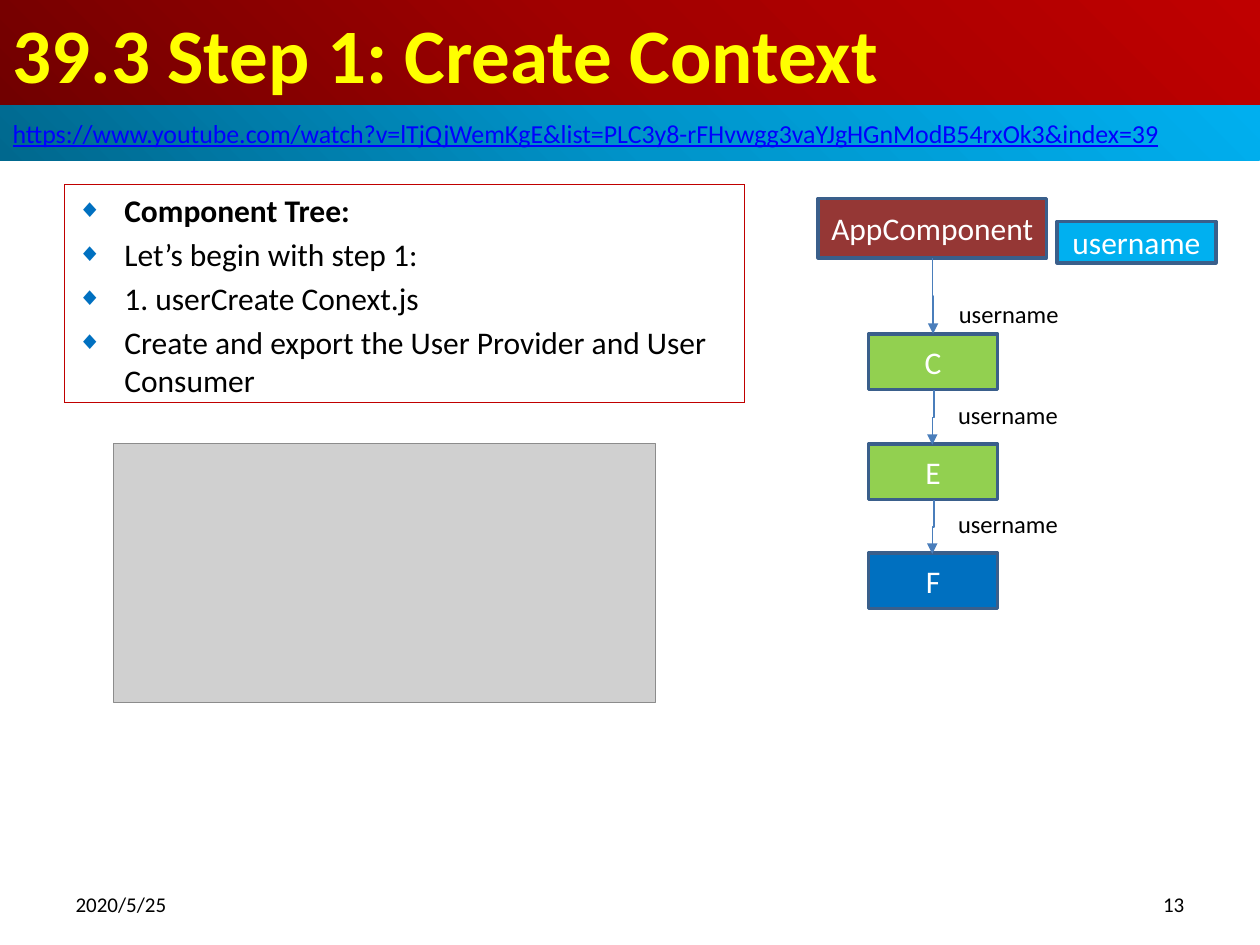
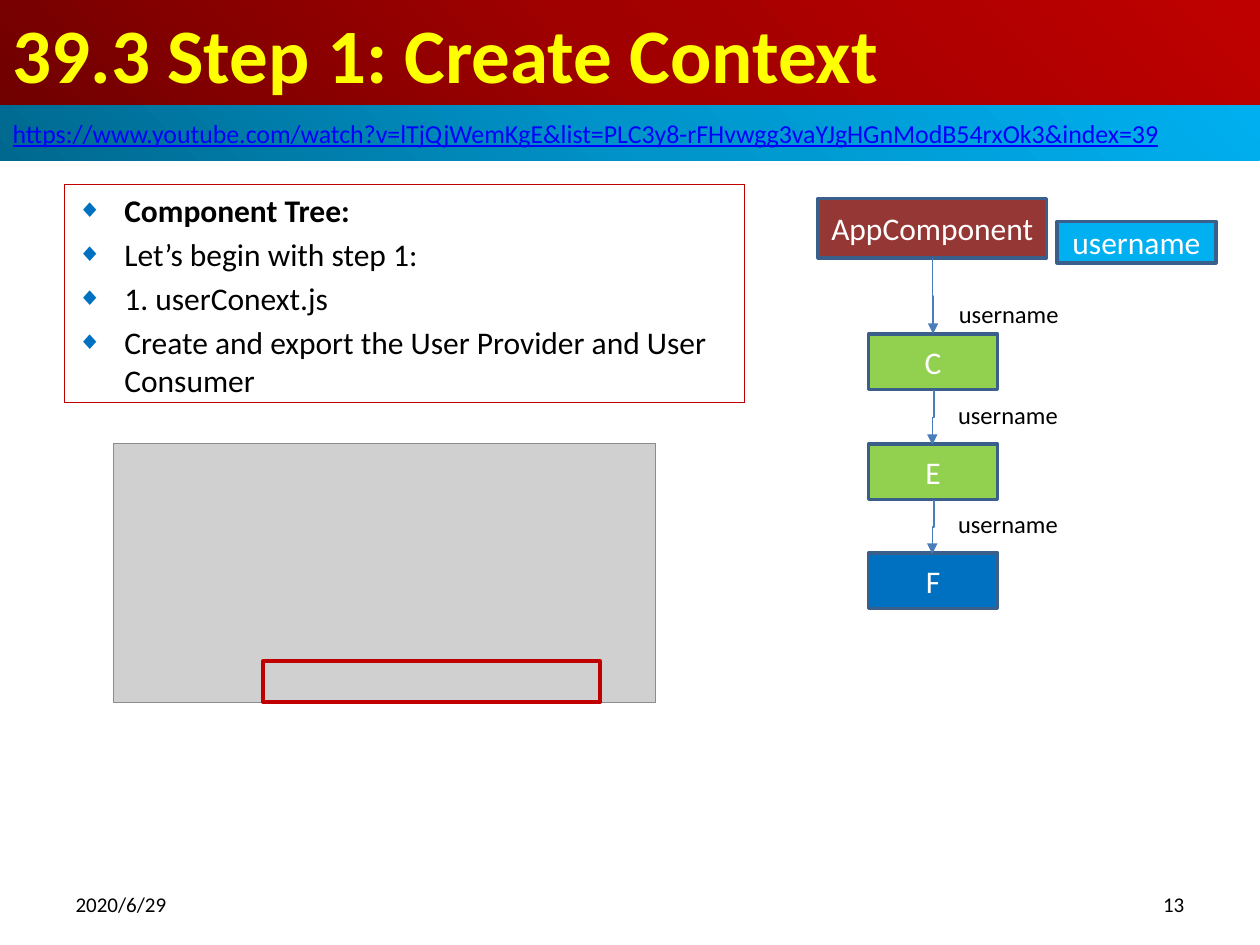
Before and after one commit to peterhchen/800-React-Hook, a slide deck: slide 13 of 39_Context2.pptx. Drawn at 1260x945 pixels with LibreOffice and Linux fonts; fonts in the diff are those of the drawing; grey boxes stand for pictures. Boxes give left, top, right and bottom in pixels: in the first picture for what was removed or moved away, otherwise in the second. Text is boxed around its words. In the diff, an @@ line names an element or a change of style, - is before the commit and + after.

```diff
--- a/39_Context2.pptx
+++ b/39_Context2.pptx
@@ subtitle at <box>124,288,328,316</box>: text changed @@
-◆ 1. userCreate Conext.js
+◆ 1. userConext.js
@@ rectangle added at <box>263,662,601,703</box>, outline #C00000 2 pt @@
@@ text at <box>76,897,167,913</box>: text changed @@
-2020/5/25
+2020/6/29
```
Also in this commit, not shown: 21 other slides changed, 2 slides added.
